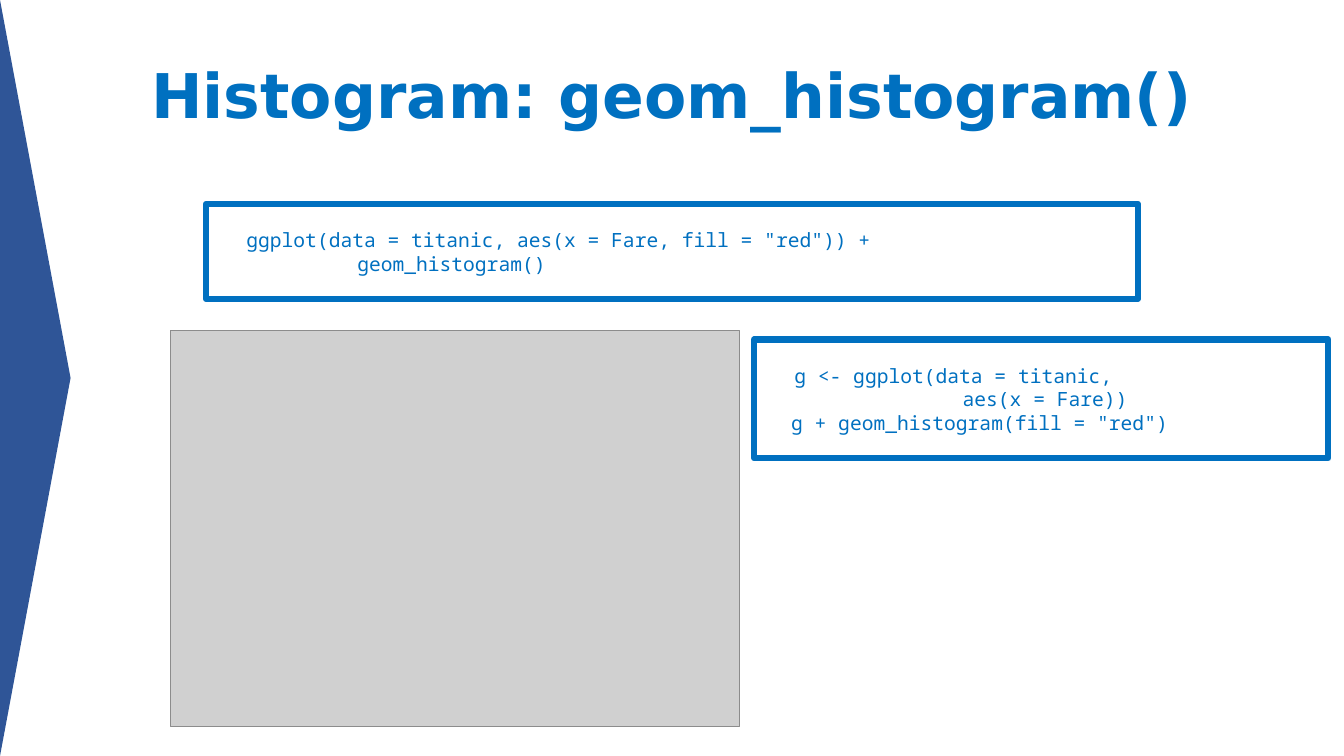
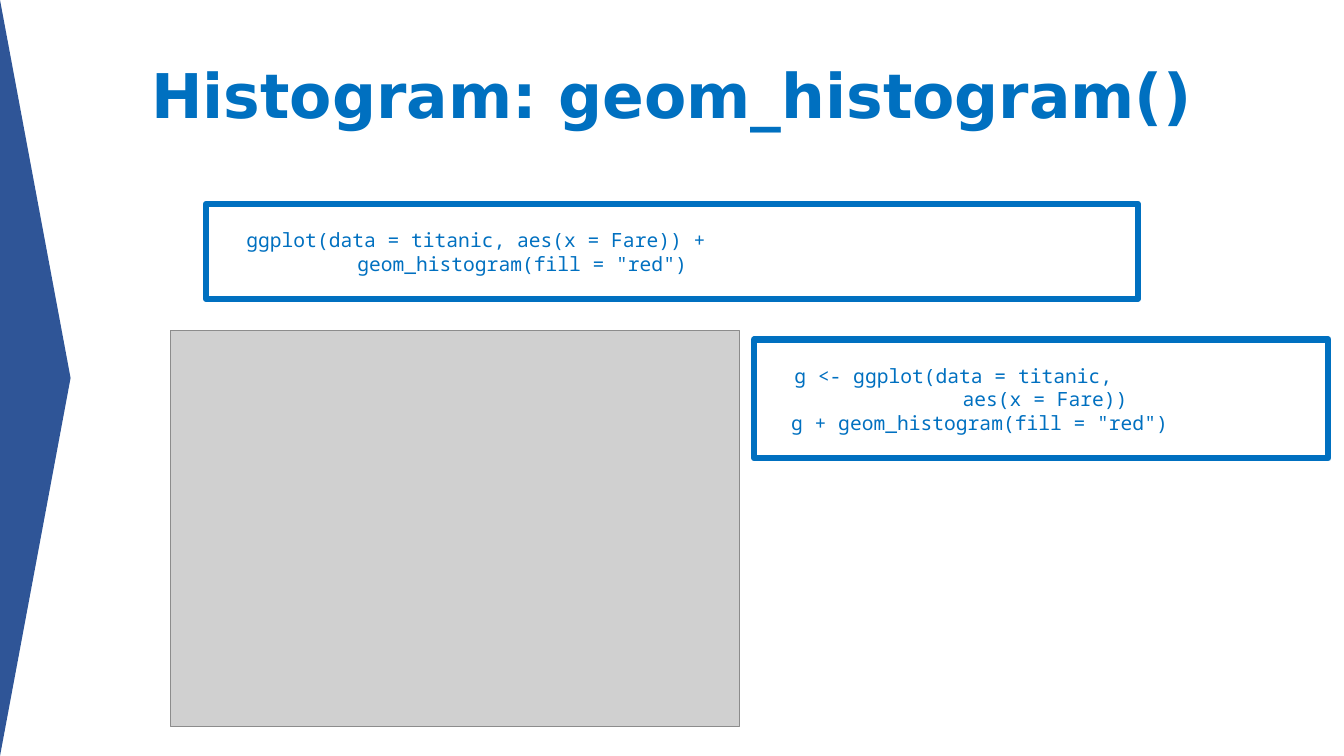
Before and after one commit to aephidayatuloh/DataViz-Introggplot2, a slide deck: slide 17 of Data Visualization - Simply but Beauty ggplot2.pptx. Drawn at 1344x756 pixels with LibreOffice and Linux fonts; fonts in the diff are those of the drawing; grey boxes stand for pictures. Boxes give left, top, right and bottom in pixels: in the first picture for what was removed or moved away, otherwise in the second. Text is boxed around its words. In the diff, an @@ line names an element or a change of style, - is before the commit and + after.

```diff
--- a/Data Visualization - Simply but Beauty ggplot2.pptx
+++ b/Data Visualization - Simply but Beauty ggplot2.pptx
@@ text in rectangle at (x1=246, y1=232, x2=687, y2=276): text changed @@
-      ggplot(data = titanic, aes(x = Fare, fill = "red")) +
-      geom_histogram()
+      ggplot(data = titanic, aes(x = Fare)) +
+      geom_histogram(fill = "red")
```
Also in this commit, not shown: 3 other slides changed.
